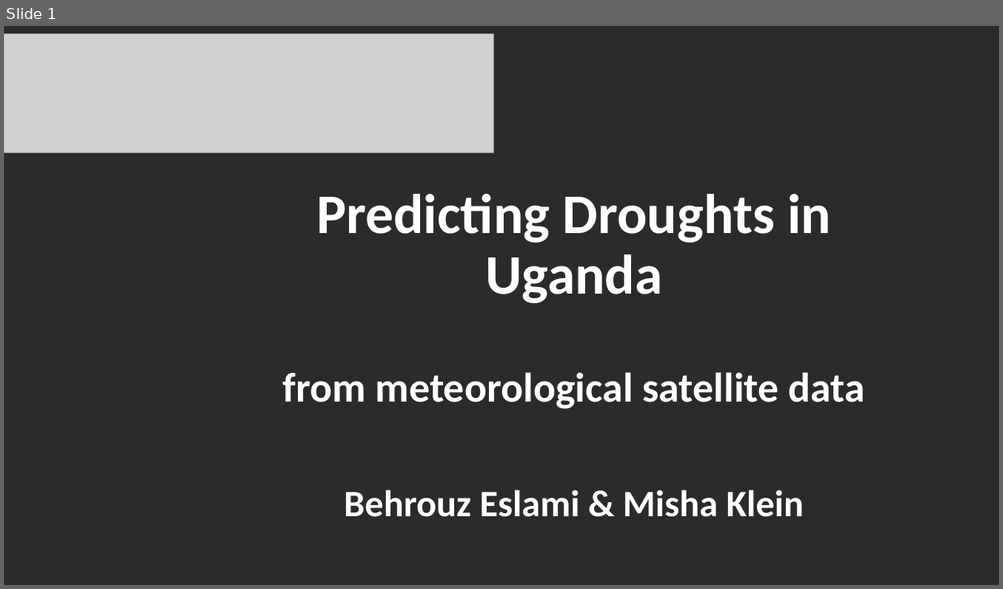
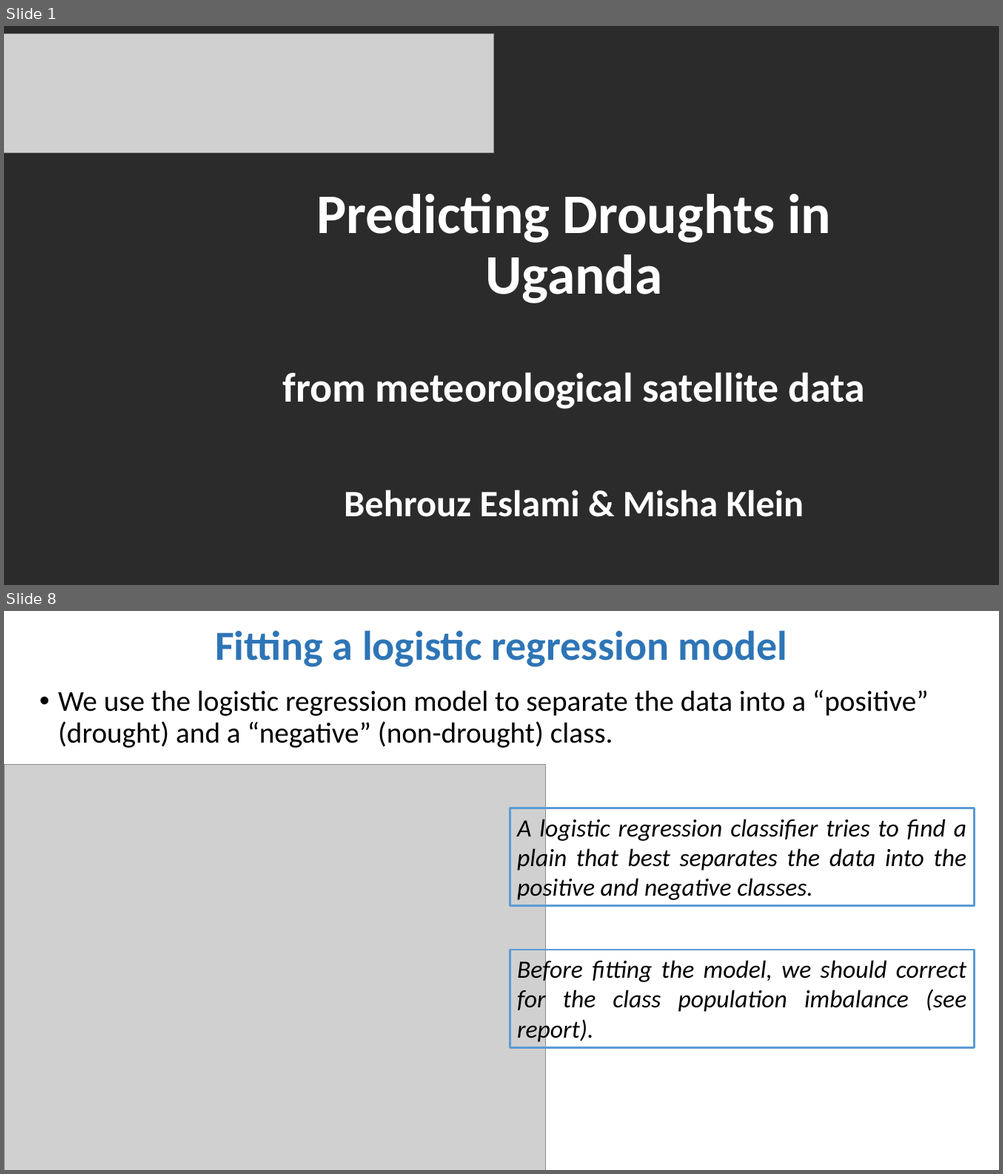
Before and after one commit to rodekruis/IBF-model, a slide deck: drought/skill-assessment/Model Event Data/Presentation/Model_event_data_Uganda.pptx. Shown one above the other, each under a label of ours: slide 1 before the commit, slides 1 and 8 after it; the slides between them are not shown. The pictures are 1003x589 and 1003x1174 pixels, drawn with LibreOffice and Linux fonts; fonts in the diff are those of the drawing; grey boxes stand for pictures; background and template pictures are left out; a plain dark background stands for a picture behind light text. Boxes give left, top, right and bottom in pixels: in the first picture for what was removed or moved away, otherwise in the second. Text is boxed around its words. In the diff, an @@ line names an element or a change of style, - is before the commit and + after.

Commit message:
Report and notebook updated.

```diff
--- a/drought/skill-assessment/Model Event Data/Presentation/Model_event_data_Uganda.pptx
+++ b/drought/skill-assessment/Model Event Data/Presentation/Model_event_data_Uganda.pptx
@@ slide 8 added at [4,611,999,1170], background #FFFFFF @@
@@ title added at [215,630,787,667], 40 pt, text #2E75B6, bold @@
+Fitting a logistic regression model
@@ text added at [58,690,928,748], 28 pt, text #000000 @@
+• We use the logistic regression model to separate the data into a “positive” (drought) and a “negative” (non-drought) class.
@@ picture added at [4,765,546,1170] @@
@@ rectangle added at [510,808,974,906], outline #5B9BD5 2 pt, 24 pt, text #000000, italic @@
+A logistic regression classifier tries to find a plain that best separates the data into the positive and negative classes.
@@ rectangle added at [510,950,974,1048], outline #5B9BD5 2 pt, 24 pt, text #000000, italic @@
+Before fitting the model, we should correct for the class population imbalance (see report).
```
Also in this commit, not shown: 6 slides changed, 19 other slides added, 1 slide removed, 19 other files.
